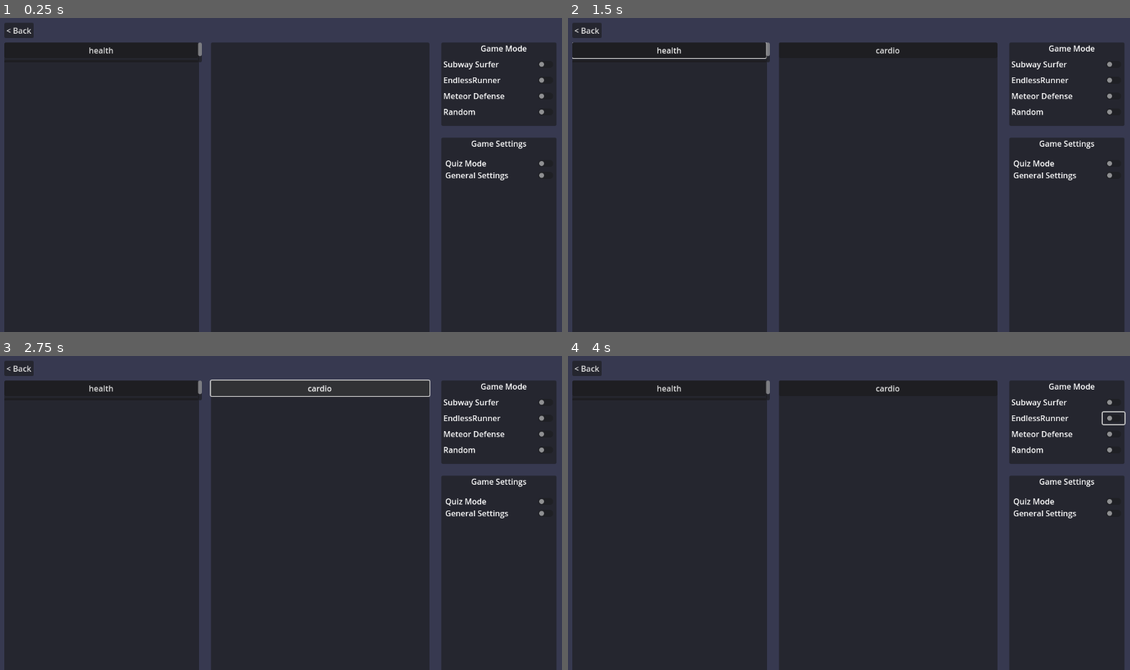
Above: before the commit, frames 1-4 (two rows, left to right).
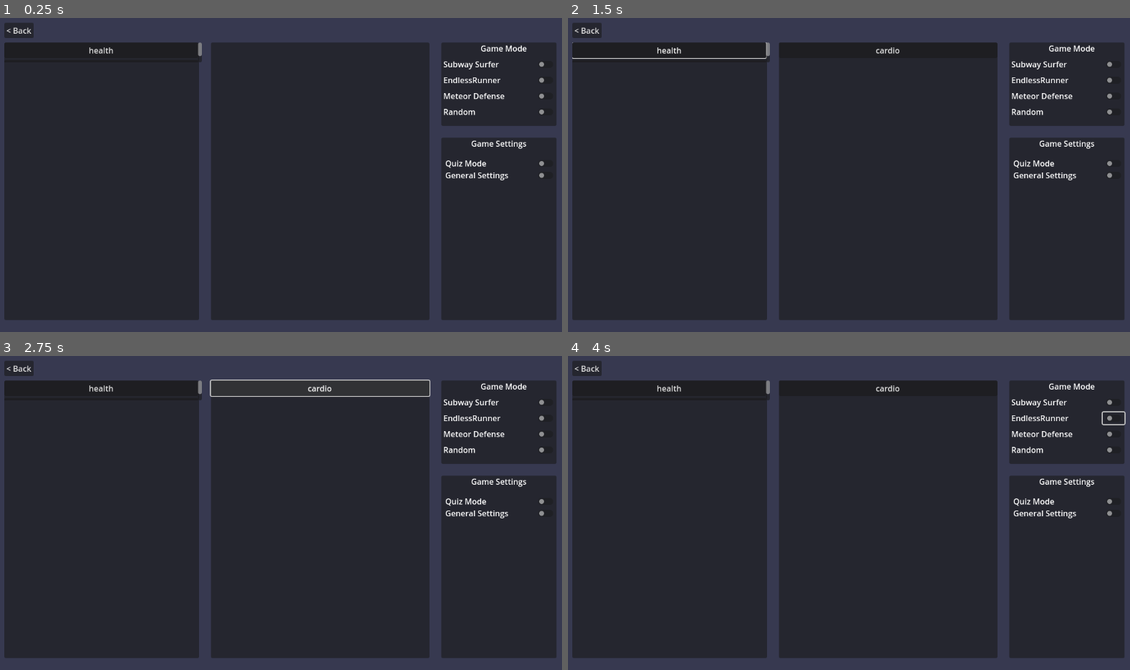
Above: after the commit, the same moments.

Repository: squidink7/SuperAF
Game: Godot game, scene res://scenes/ui/teacher_game_settings.tscn
Same seed, same stepped clock (60 frames per second), same inputs: the game is played once before the commit and once after it. This scene is started directly instead of the project's main scene.
Inputs:
- Up to frame 1 (0.25 s): no input
- Up to frame 2 (1.5 s): click "health" at 0.5 s; click "testing" at 1.25 s
- Up to frame 3 (2.75 s): click "cardio" at 2 s
- Up to frame 4 (4 s): click "EndlessRunner" at 2.75 s; click "EndlessRunner" at 3.5 s

The runs differ from the first frame. In frame 1, 3.4% of the frame differs, in the area x 0-99%, y 96-100%; in frame 2, 3.4%; in frame 3, 3.4%; in frame 4, 3.4%.
Error in both runs: Invalid assignment of property or key 'text' with value of type 'String' on a base object of type 'null instance'. (res://scenes/ui/teacher_game_settings.gd:24)

Commit message:
UI setup in teacher_page_passcheck

Diff:
--- a/scenes/ui/teacher_game_settings.tscn
+++ b/scenes/ui/teacher_game_settings.tscn
@@ -16,7 +16,7 @@
 offset_left = 16.0
 offset_top = 64.0
 offset_right = 408.0
-offset_bottom = 664.0
+offset_bottom = 624.0
 
 [node name="Topics" type="ScrollContainer" parent="TopicPanel"]
 layout_mode = 0
@@ -37,7 +37,7 @@
 offset_left = 432.0
 offset_top = 64.0
 offset_right = 872.0
-offset_bottom = 664.0
+offset_bottom = 624.0
 
 [node name="Lessons" type="VBoxContainer" parent="LessonPanel"]
 layout_mode = 1
@@ -53,7 +53,7 @@
 offset_left = 896.0
 offset_top = 256.0
 offset_right = 1128.0
-offset_bottom = 664.0
+offset_bottom = 624.0
 
 [node name="GameSettings" type="Label" parent="SettingsPanel"]
 layout_mode = 2
--- a/scenes/ui/teacher_page.gd
+++ b/scenes/ui/teacher_page.gd
@@ -16,10 +16,5 @@
 	for lesson in lessons:
 		var b = Button.new()
 		b.text = lesson
-		b.pressed.connect(show_lesson.bind(topic, lesson))
+#		b.pressed.connect(show_lesson.bind(topic, lesson))
 		%Lessons.add_child(b)
-
-func show_lesson(topic: String, lesson: String):
-	var lesson_text = Data.get_lesson(topic, lesson)
-
-	%LessonText.text = lesson_text
--- a/scenes/ui/teacher_page_passcheck.tscn
+++ b/scenes/ui/teacher_page_passcheck.tscn
@@ -1,12 +1,17 @@
 [gd_scene format=3 uid="uid://3ggcwo0433gk"]
 
-[node name="Panel" type="Panel"]
-offset_left = 64.0
+[node name="StudentCheckPanel" type="Panel"]
+anchors_preset = 15
+anchor_right = 1.0
+anchor_bottom = 1.0
+offset_left = 558.0
 offset_top = 64.0
-offset_right = 512.0
-offset_bottom = 152.0
+offset_right = -46.0
+offset_bottom = -520.0
+grow_horizontal = 2
+grow_vertical = 2
 
-[node name="Label" type="Label" parent="."]
+[node name="StudentID" type="Label" parent="."]
 layout_mode = 0
-offset_right = 256.0
-offset_bottom = 88.0
+offset_right = 338.0
+offset_bottom = 64.0
